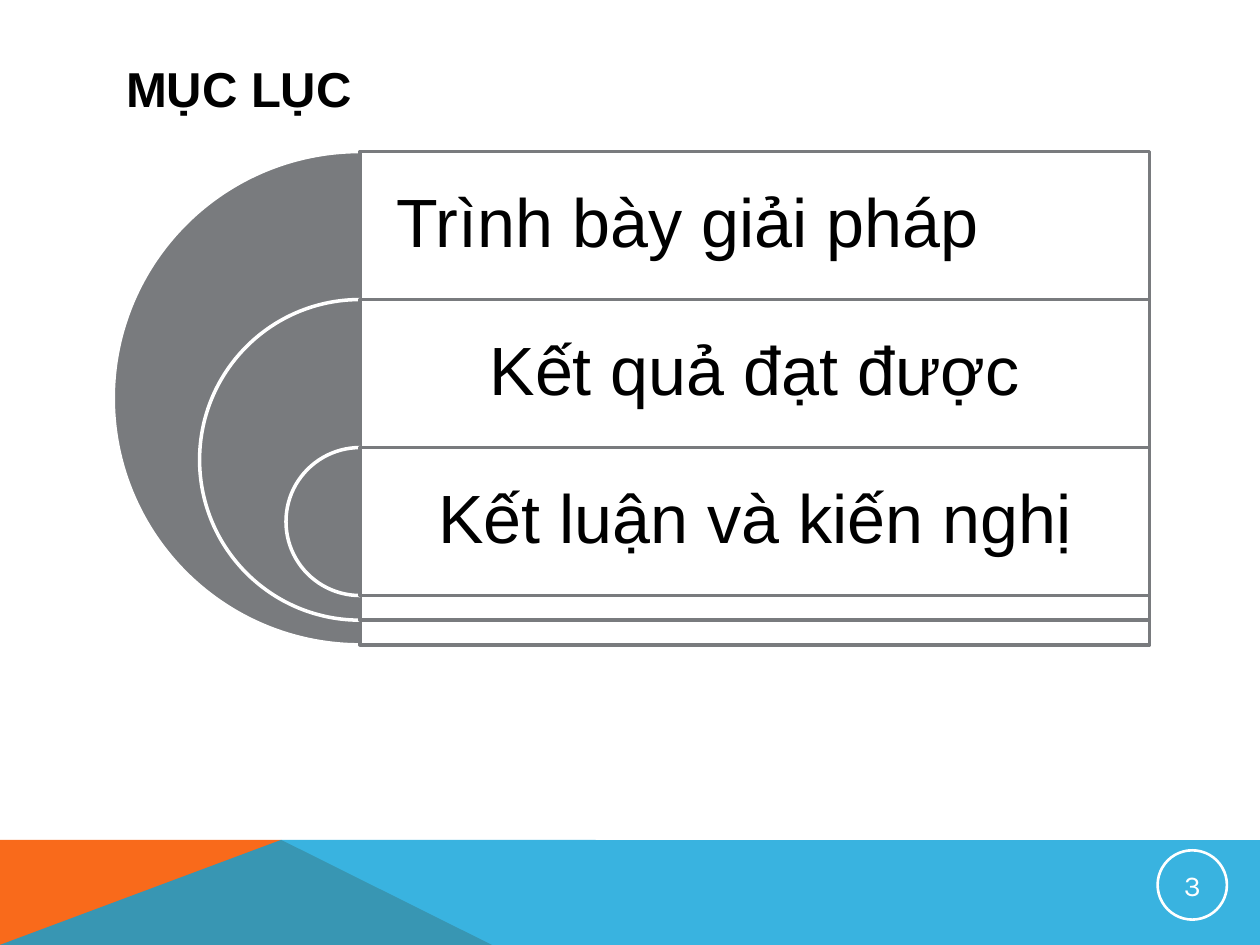
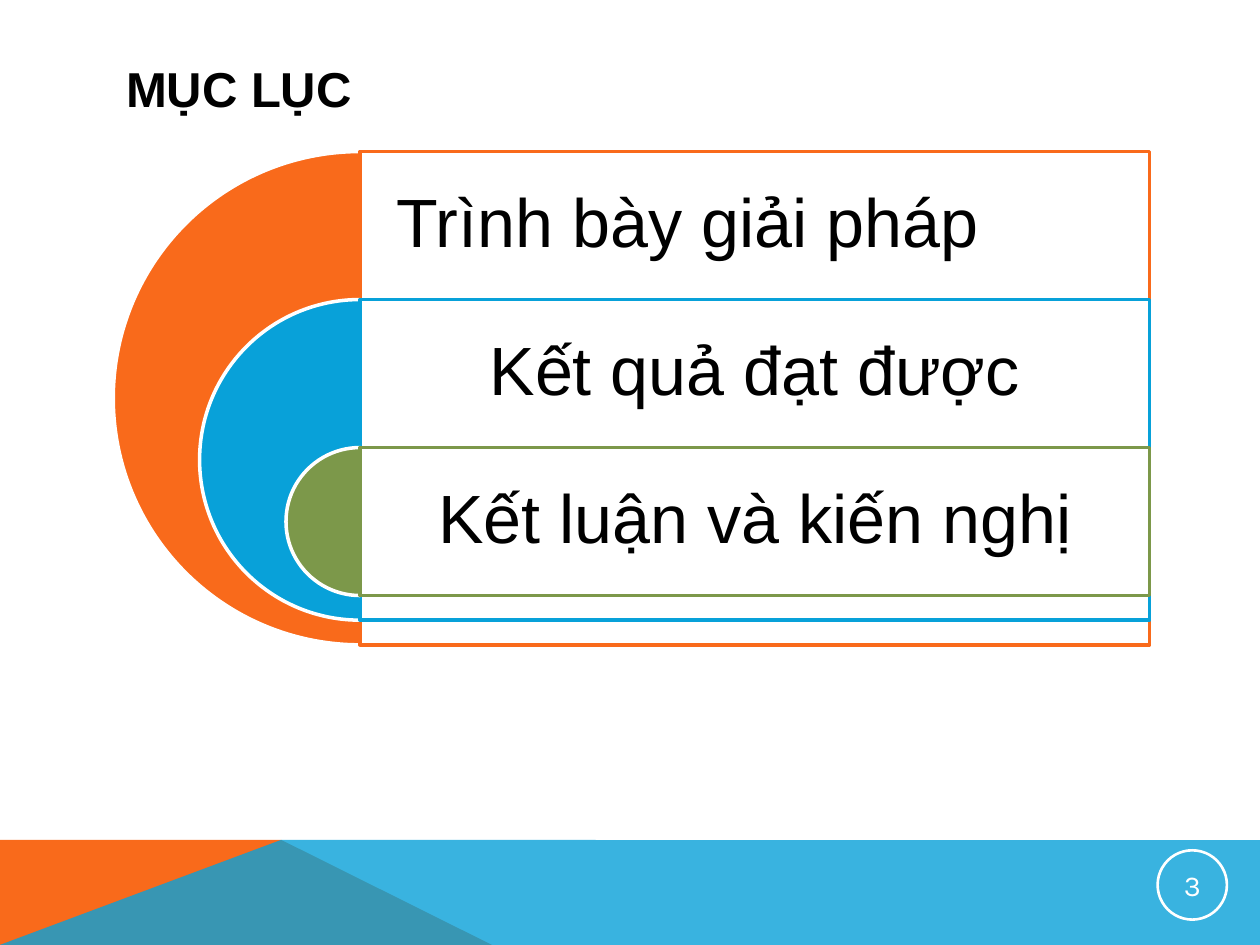
Before and after one commit to HoshikiShiro/Nhom4, a slide deck: slide 3 of Nhom4.pptx. Drawn at 1260x945 pixels with LibreOffice and Linux fonts; fonts in the diff are those of the drawing; background and template pictures are left out. Boxes give left, top, right and bottom in pixels: in the first picture for what was removed or moved away, otherwise in the second. Text is boxed around its words. In the diff, an @@ line names an element or a change of style, - is before the commit and + after.

```diff
--- a/Nhom4.pptx
+++ b/Nhom4.pptx
@@ pie slice (boxed as its full ellipse) at [113, 151, 606, 644]: fill #797B7E to #F96A1B @@
@@ rectangle at [360, 151, 1150, 644]: outline #797B7E 2 pt to #F96A1B 2 pt @@
@@ pie slice (boxed as its full ellipse) at [199, 300, 519, 620]: fill #797B7E to #08A1D9 @@
@@ rectangle at [360, 300, 1150, 620]: outline #797B7E 2 pt to #08A1D9 2 pt @@
@@ pie slice (boxed as its full ellipse) at [286, 447, 433, 595]: fill #797B7E to #7C984A @@
@@ rectangle at [360, 447, 1150, 595]: outline #797B7E 2 pt to #7C984A 2 pt @@
```
Also in this commit, not shown: 2 other slides changed, 8 slides added.
